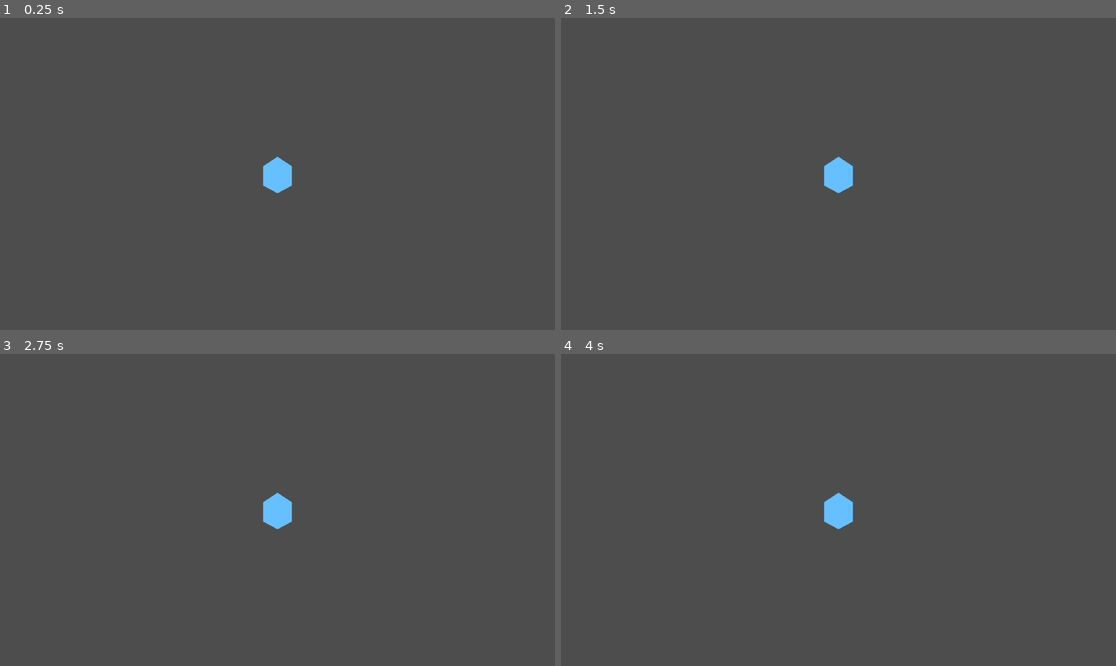
Above: before the commit, frames 1-4 (two rows, left to right).
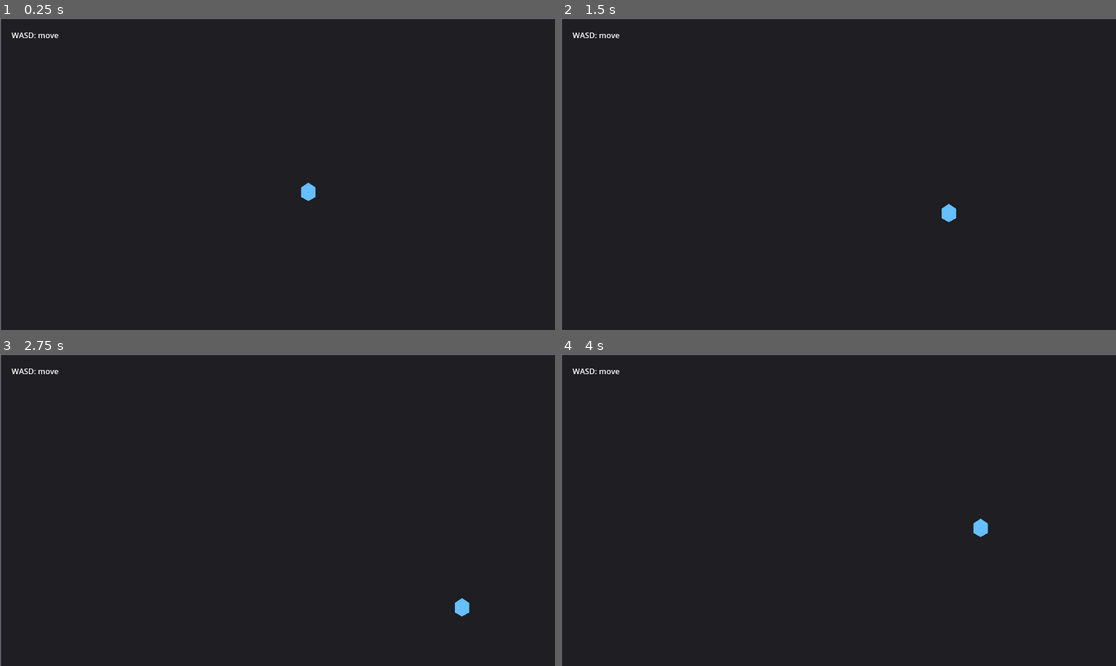
Above: after the commit, the same moments.

Repository: dkqkehs888/my-godot
Game: Godot game, scene res://scenes/main/main.tscn
Two runs of this game, one before a commit and one after it. Both use one fixed random seed, a clock stepped at 60 frames per second and the inputs below.
Inputs:
- Up to frame 1 (0.25 s): no input
- Up to frame 2 (1.5 s): tap Enter at 0.5 s; hold D 0.53-1.28 s; hold S from 1.28 s (still down)
- Up to frame 3 (2.75 s): release S at 2.03 s; hold D from 2.03 s (still down)
- Up to frame 4 (4 s): release D at 2.78 s; hold W 2.78-3.53 s; hold A from 3.53 s (still down)

The runs differ from the first frame. In frame 1, 100% of the frame differs, in the area x 0-100%, y 0-100%; in frame 2, 100%; in frame 3, 100%; in frame 4, 100%.

Commit message:
fix: make player movement visible in static room

Diff:
--- a/scenes/actors/player/player.tscn
+++ b/scenes/actors/player/player.tscn
@@ -14,7 +14,3 @@
 
 [node name="CollisionShape2D" type="CollisionShape2D" parent="."]
 shape = SubResource("CircleShape2D_player")
-
-[node name="Camera2D" type="Camera2D" parent="."]
-enabled = true
-zoom = Vector2(2, 2)
--- a/scenes/main/main.tscn
+++ b/scenes/main/main.tscn
@@ -4,5 +4,36 @@
 
 [node name="Main" type="Node2D"]
 
+[node name="RoomFloor" type="Polygon2D" parent="."]
+color = Color(0.12, 0.12, 0.14, 1)
+polygon = PackedVector2Array(0, 0, 1280, 0, 1280, 720, 0, 720)
+
+[node name="RoomBorderTop" type="Line2D" parent="."]
+points = PackedVector2Array(0, 0, 1280, 0)
+width = 4.0
+default_color = Color(0.45, 0.45, 0.5, 1)
+
+[node name="RoomBorderBottom" type="Line2D" parent="."]
+points = PackedVector2Array(0, 720, 1280, 720)
+width = 4.0
+default_color = Color(0.45, 0.45, 0.5, 1)
+
+[node name="RoomBorderLeft" type="Line2D" parent="."]
+points = PackedVector2Array(0, 0, 0, 720)
+width = 4.0
+default_color = Color(0.45, 0.45, 0.5, 1)
+
+[node name="RoomBorderRight" type="Line2D" parent="."]
+points = PackedVector2Array(1280, 0, 1280, 720)
+width = 4.0
+default_color = Color(0.45, 0.45, 0.5, 1)
+
+[node name="MovementHint" type="Label" parent="."]
+offset_left = 24.0
+offset_top = 24.0
+offset_right = 360.0
+offset_bottom = 56.0
+text = "WASD: move"
+
 [node name="Player" parent="." instance=ExtResource("1_player_scene")]
 position = Vector2(640, 360)
Not shown, changed: tests/unit/test_player_movement_scaffold.py
